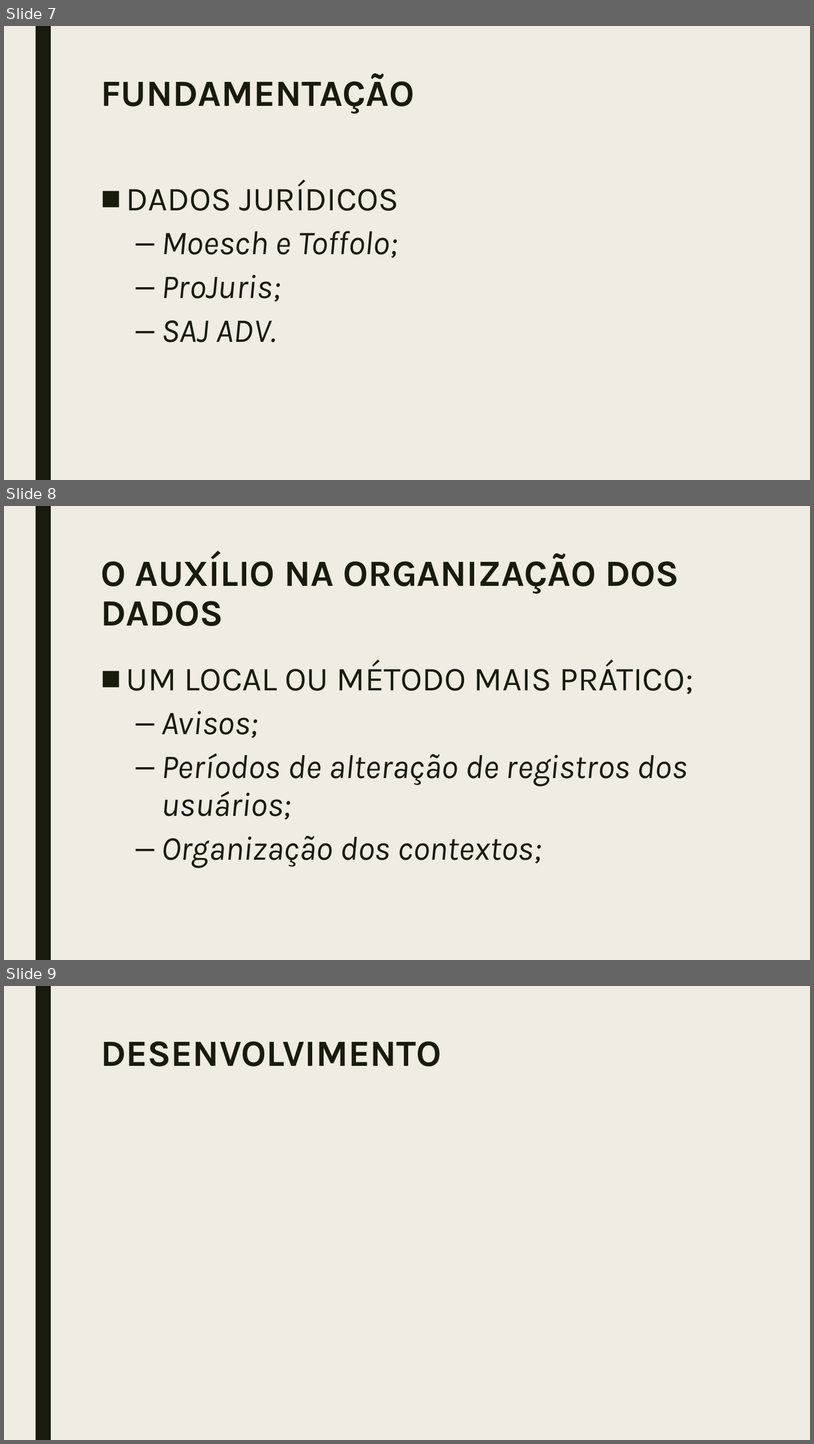
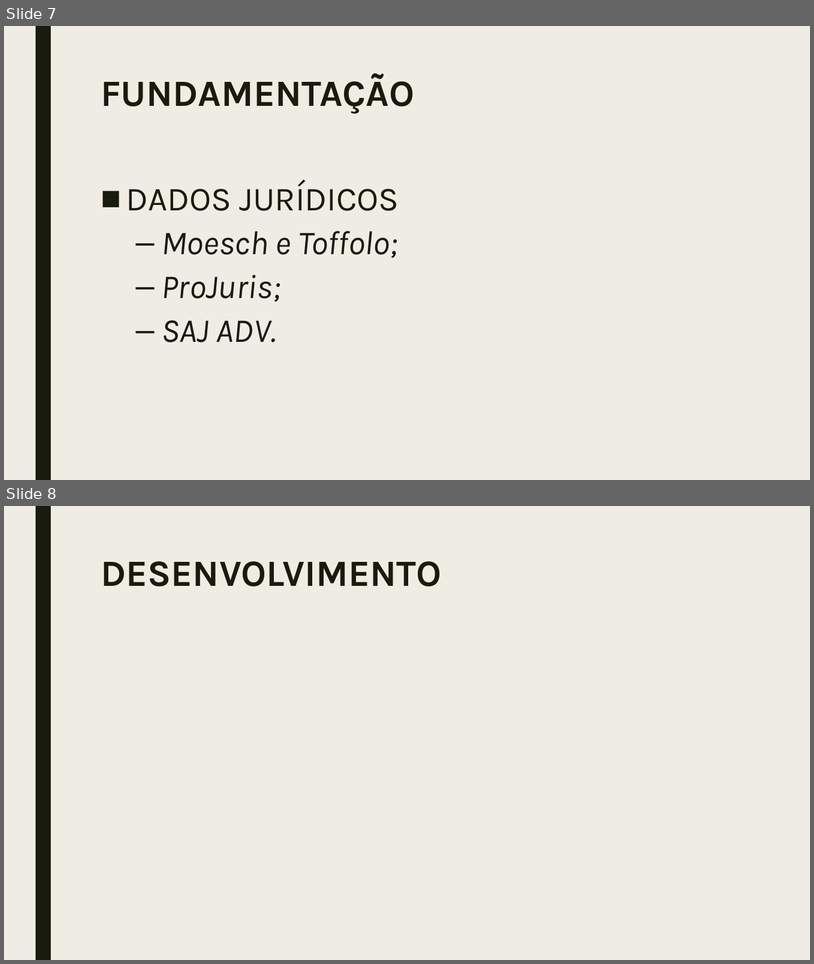
Before and after one commit to jfssantini/NPJeDocuments, a slide deck: NPJ.pptx. Shown one above the other, each under a label of ours: slides 7, 8 and 9 before the commit, slides 7 and 8 after it. The pictures are 814x1444 and 814x964 pixels, drawn with LibreOffice and Linux fonts; fonts in the diff are those of the drawing. Boxes give left, top, right and bottom in pixels: in the first picture for what was removed or moved away, otherwise in the second. Text is boxed around its words. In the diff, an @@ line names an element or a change of style, - is before the commit and + after.

```diff
--- a/NPJ.pptx
+++ b/NPJ.pptx
@@ slide 8 removed at (4,506,810,960), background #EFEDE3; not listed: 1 template element that a slide beside it also shows @@
@@ title removed at (101,553,680,626) @@
-O AUXÍLIO NA ORGANIZAÇÃO DOS DADOS
@@ text removed at (126,660,694,868) @@
-■ UM LOCAL OU MÉTODO MAIS PRÁTICO;
-  – Avisos;
-  – Períodos de alteração de registros dos usuários;
-  – Organização dos contextos;
@@ what was slide 9 is now slide 8 @@
```
Also in this commit, not shown: 2 slides changed, 15 other slides removed.
